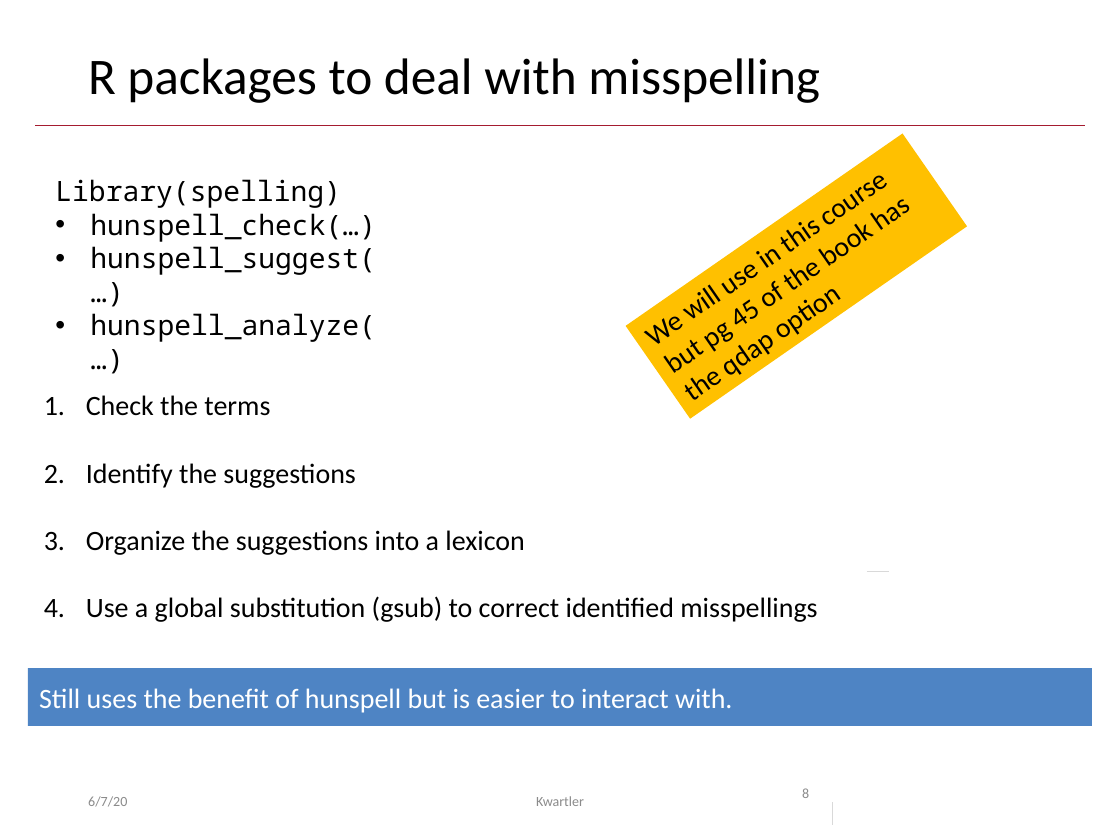
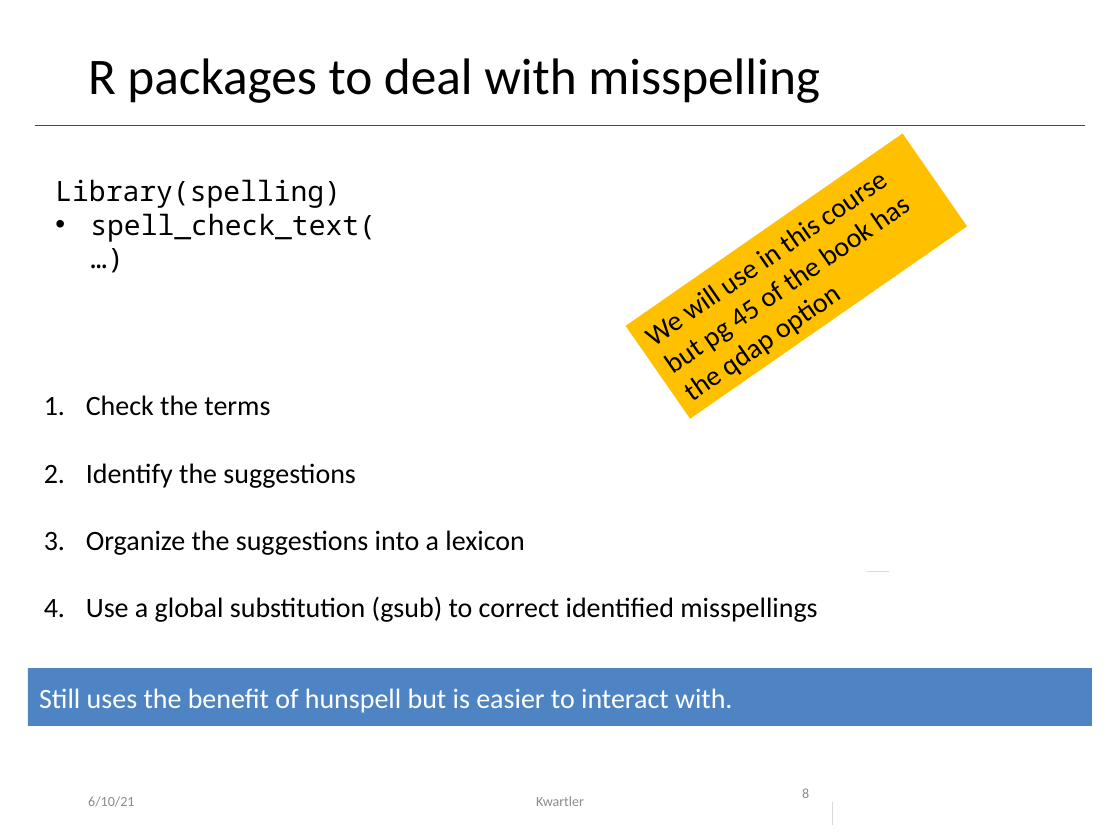
Before and after one commit to kwartler/GSERM_Text_Remote_student, a slide deck: slide 8 of student_lessons/A_Setup_Intro_Basics/Day1_live_B.pptx. Drawn at 1120x840 pixels with LibreOffice and Linux fonts; fonts in the diff are those of the drawing; background and template pictures are left out. Boxes give left, top, right and bottom in pixels: in the first picture for what was removed or moved away, otherwise in the second. Text is boxed around its words. In the diff, an @@ line names an element or a change of style, - is before the commit and + after.

```diff
--- a/student_lessons/A_Setup_Intro_Basics/Day1_live_B.pptx
+++ b/student_lessons/A_Setup_Intro_Basics/Day1_live_B.pptx
@@ text at bbox=[90, 213, 376, 242]: text changed @@
-• hunspell_check(…)
-• hunspell_suggest(…)
-• hunspell_analyze(…)
+• spell_check_text(…)
@@ text at bbox=[88, 796, 134, 807]: text changed @@
-6/7/20
+6/10/21
```
Also in this commit, not shown: 9 other slides changed, 10 other files.
